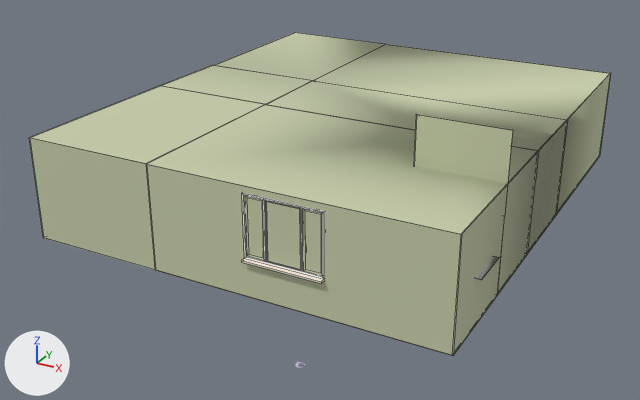
The FBX model Assets/Models/upperStairs.fbx: old version first, new version second.
The view is the same before and after, from a 50 mm camera at (6.35, -12.16, 9.57) aimed at (-3.77, 6.23, 0.38). Lighting does not change. The marker at lower left points along +X, +Y and +Z. Mesh edges are drawn as thin lines on the coarser meshes. Where no turn or scale is listed for an object, it has been applied to the vertices.

The older version as bpy lines, for what is in view:
```python
me_plane_001 = bpy.data.meshes.new('Plane.001')
me_plane_001.from_pydata(...)  # 135 vertices, 105 faces; spans x -7.05..3.6, y -6.12..6.12, z -0.01..3.76
me_plane_001.materials.append(mat_material)  # green #c7ceab
me_window = bpy.data.meshes.new('Window')
me_window.from_pydata(...)  # 144 vertices, 108 faces; spans x -0.96..0.96, y -0.14..0.14, z -0.04..1.5
# faces by material slot: [60, 36, 6, 6]
me_window.materials.append(mat_pvc)  # white #ffffff
me_window.materials.append(mat_plastic)  # black #000000
me_window.materials.append(mat_glass)  # blue #9c9ef3
me_window.materials.append(mat_marble)  # white #f3e7da
ob_walls = bpy.data.objects.new('Walls', me_plane_001)
ob_walls.location = (-1.97, 7.82, 0.0)
ob_window = bpy.data.objects.new('Window', me_window)
ob_window.location = (-2.13, 1.72, 0.92)
```
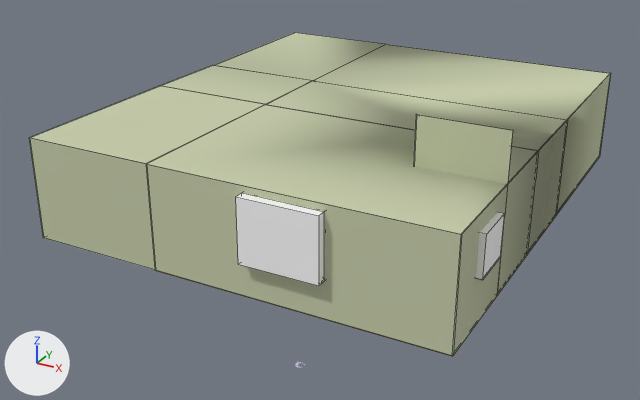
Where the newer file only moved an object's origin or applied its transform, the numbers keep the older frame.

Changed parts and their boxes (x1, y1, x2, y2) in the pictures (640 x 400 px):
'CTRL_Hole.003', added
    after: (236, 193, 325, 286)
'CTRL_Hole.002', added
    after: (476, 212, 505, 280)
'Window', unchanged, covered by the edit
    before: (241, 193, 325, 284)
    after: (245, 193, 325, 282)

What changed in the scene script:
```text
Add mat_hidden_material:
    mat_hidden_material = principled_material('hidden_material')
    mat_hidden_material.base_color = (1.0, 1.0, 1.0)  # white #ffffff
    mat_hidden_material.roughness = 0.4
Add me_ctrl_hole_002:
    me_ctrl_hole_002.from_pydata(...)  # a box spanning x 0.0..0.3, y -0.539..0.539, z 0.0..0.998
    me_ctrl_hole_002.materials.append(mat_hidden_material)  # white #ffffff
Add me_ctrl_hole_003:
    me_ctrl_hole_003.from_pydata(...)  # a box spanning x -0.96..0.96, y -0.25..0.25, z -0.04..1.5
    me_ctrl_hole_003.materials.append(mat_hidden_material)  # white #ffffff
Add ob_ctrl_hole_002:
    ob_ctrl_hole_002 = bpy.data.objects.new('CTRL_Hole.002', me_ctrl_hole_002)
    ob_ctrl_hole_002.location = (1.47, 3.29, 1.18)
Add ob_ctrl_hole_003:
    ob_ctrl_hole_003 = bpy.data.objects.new('CTRL_Hole.003', me_ctrl_hole_003)
    ob_ctrl_hole_003.location = (-2.13, 1.72, 0.92)
```
